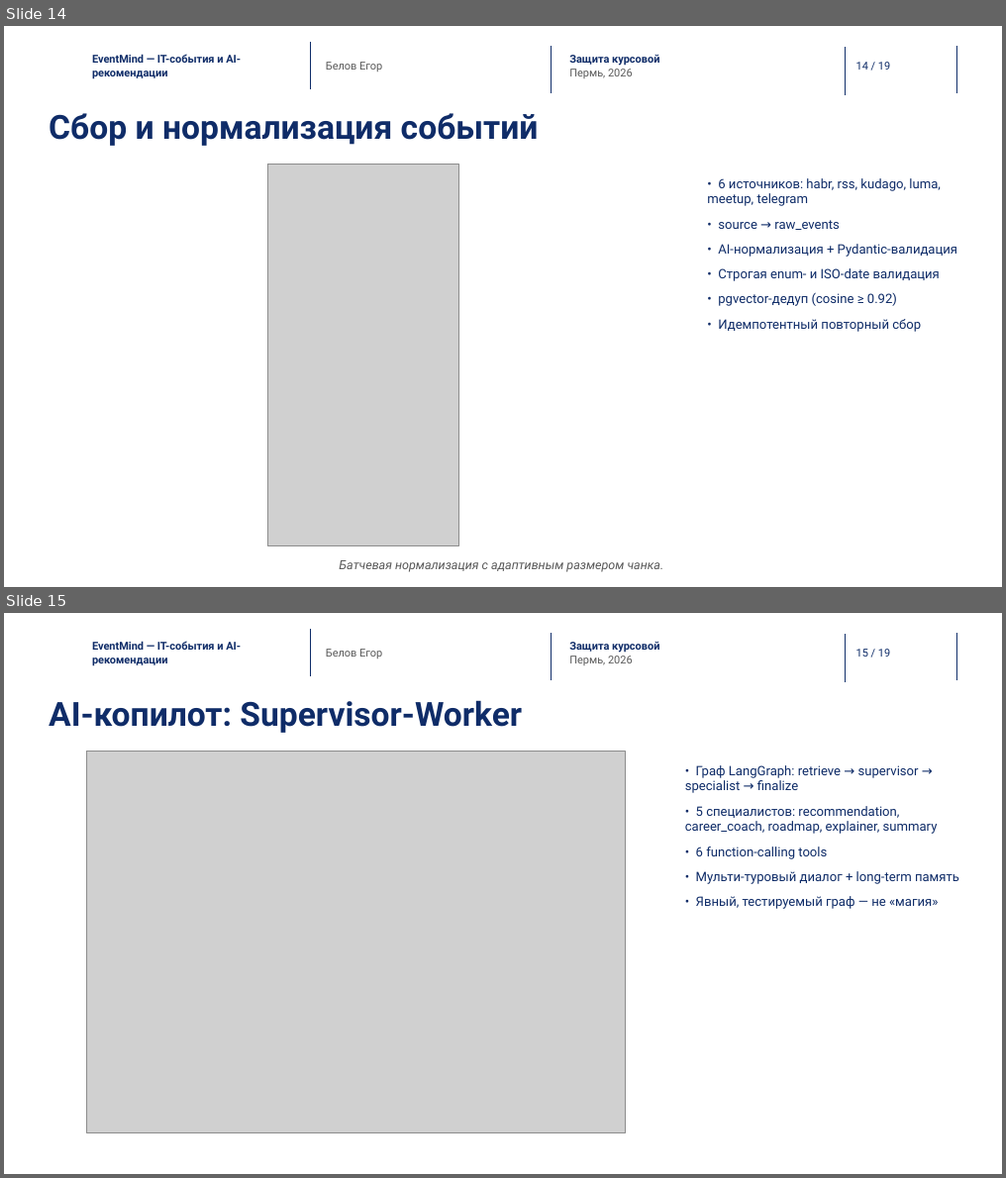
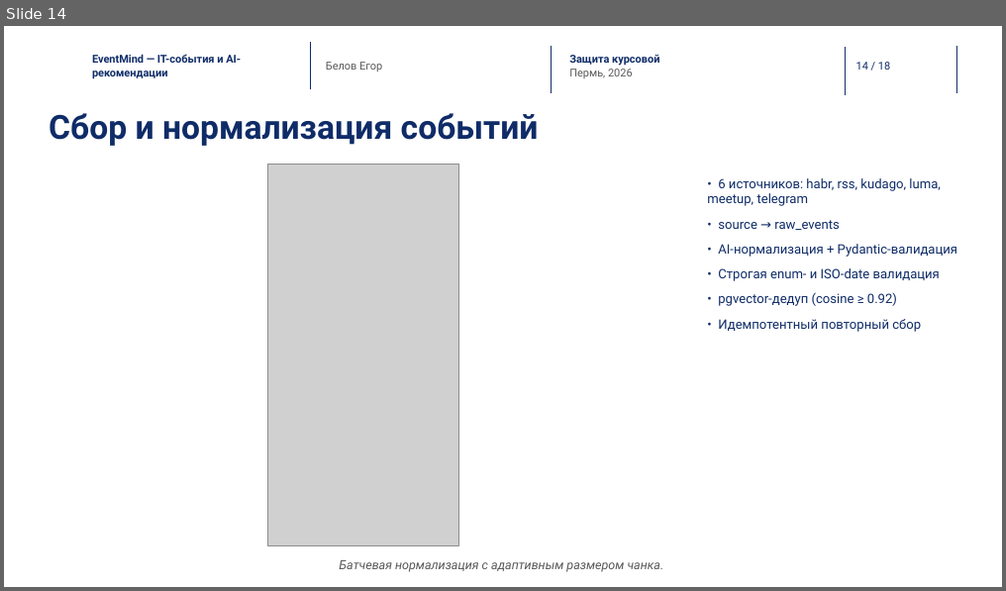
Before and after one commit to EgorBelov/event_mind, a slide deck: docs/Презентация_защита_EventMind.pptx. Shown one above the other, each under a label of ours: slides 14 and 15 before the commit, slide 14 after it. The pictures are 1006x1178 and 1006x591 pixels, drawn with LibreOffice and Linux fonts; fonts in the diff are those of the drawing; grey boxes stand for pictures; background and template pictures are left out. Boxes give left, top, right and bottom in pixels: in the first picture for what was removed or moved away, otherwise in the second. Text is boxed around its words. In the diff, an @@ line names an element or a change of style, - is before the commit and + after.

```diff
--- a/docs/Презентация_защита_EventMind.pptx
+++ b/docs/Презентация_защита_EventMind.pptx
@@ slide 15 removed at bbox=[4, 613, 1002, 1174], background picture (left out); not listed: 5 template elements that a slide beside it also shows @@
@@ text removed at bbox=[92, 641, 241, 666] @@
-EventMind — IT-события и AI-рекомендации
@@ text removed at bbox=[569, 642, 659, 665] @@
-Защита курсовой
-Пермь, 2026
@@ text removed at bbox=[326, 649, 382, 659] @@
-Белов Егор
@@ text removed at bbox=[49, 700, 522, 733] @@
-AI-копилот: Supervisor-Worker
@@ picture removed at bbox=[86, 752, 625, 1134] @@
@@ text removed at bbox=[685, 765, 959, 909] @@
-• Граф LangGraph: retrieve → supervisor → specialist → finalize
-• 5 специалистов: recommendation, career_coach, roadmap, explainer, summary
-• 6 function-calling tools
-• Мульти-туровый диалог + long-term память
-• Явный, тестируемый граф — не «магия»
@@ page number at bbox=[856, 62, 890, 70]: text changed @@
-14 / 19
+14 / 18
```
Also in this commit, not shown: 7 slides changed, 3 other files.
